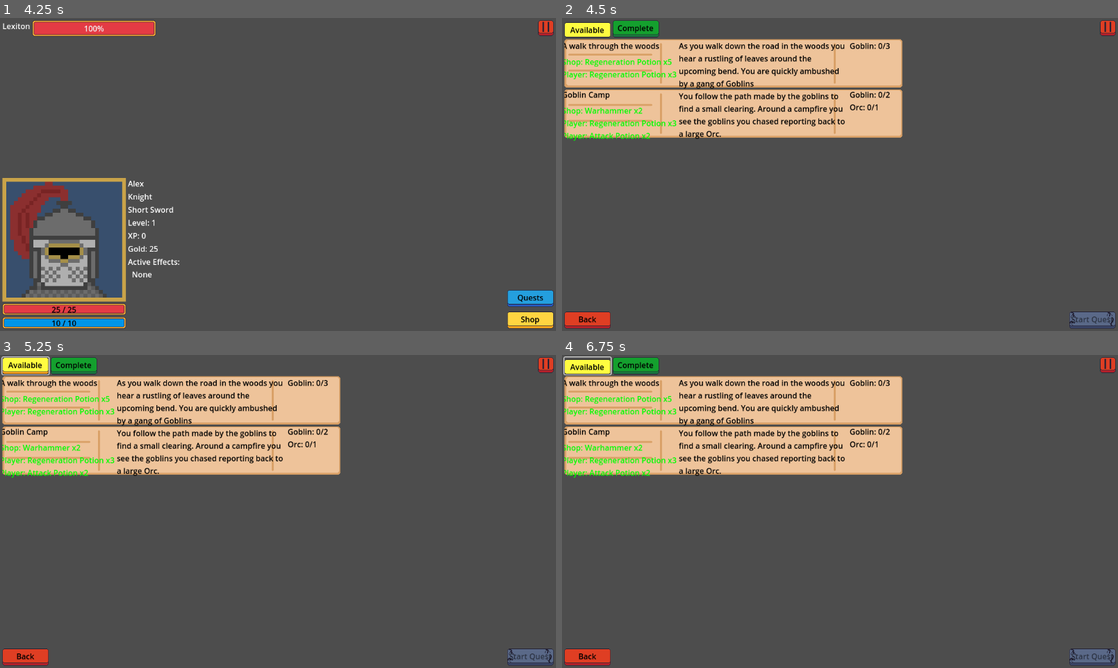
Above: before the commit, frames 1-4 (two rows, left to right).
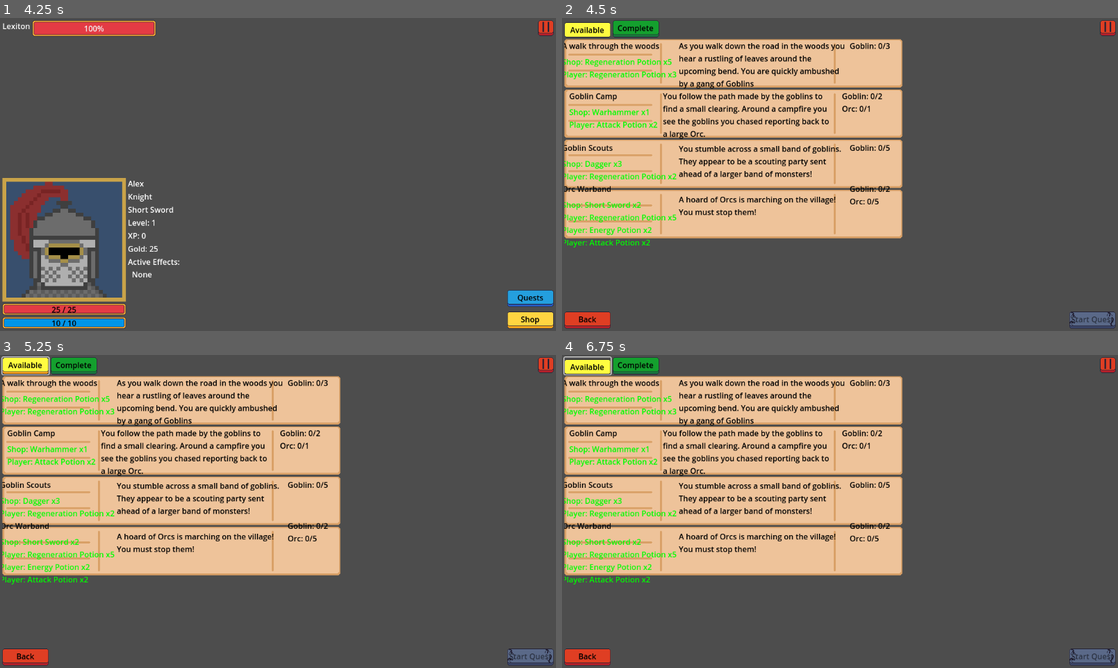
Above: after the commit, the same moments.

Repository: navtges3/PixelValley
Game: Godot game, scene res://scenes/ui/screens/main_menu_screen.tscn
The game is run twice, just before and just after one commit, with the same random seed, the same clock (stepped at 60 frames per second) and the same inputs.
Inputs (mouse positions are in pixels of both pictures, inside the frame that each line leads up to):
- Up to frame 1 (4.25 s): click "New Game" at 0.5 s; click (311, 221) at 1.27 s; type "Alex" at 1.35 s; click (211, 149) at 2.02 s; click "Create Hero" at 2.75 s; click "Empty Slot 1" at 3.5 s
- Up to frame 2 (4.5 s): click "Quests" at 4.25 s
- Up to frame 3 (5.25 s): click "Available" at 5 s
- Up to frame 4 (6.75 s): click "Complete" at 5.75 s; click "Available" at 6.5 s

Frame 1 is identical in both runs. In frame 2, 21% of the frame differs, in the area x 0-62%, y 23-74%; in frame 3, 21%; in frame 4, 21%.

Commit message:
Updated quests

Diff:
--- a/resources/quests/quest_2.tres
+++ b/resources/quests/quest_2.tres
@@ -1,10 +1,9 @@
-[gd_resource type="Resource" script_class="Quest" load_steps=14 format=3 uid="uid://cr1abqodbmr5q"]
+[gd_resource type="Resource" script_class="Quest" load_steps=12 format=3 uid="uid://cr1abqodbmr5q"]
 
 [ext_resource type="Script" uid="uid://bhsjswm1wnll8" path="res://scripts/quest/monster_requirement.gd" id="1_nt4ml"]
 [ext_resource type="Resource" uid="uid://dm48acoifufc0" path="res://resources/monsters/goblin.tres" id="2_fablu"]
 [ext_resource type="Script" uid="uid://xekqra2mjp3l" path="res://scripts/quest/quest_reward.gd" id="3_6f6sq"]
 [ext_resource type="Resource" uid="uid://yrw5qgu7qwe0" path="res://resources/monsters/orc.tres" id="3_6wbxw"]
-[ext_resource type="Resource" uid="uid://cyiqwotfm3gq6" path="res://resources/potions/regeneration_potion.tres" id="4_6wbxw"]
 [ext_resource type="Script" uid="uid://xhl8p6y5w5e6" path="res://scripts/quest/quest.gd" id="5_0104a"]
 [ext_resource type="Resource" uid="uid://3s3rxn0iei3l" path="res://resources/weapons/warhammer.tres" id="5_lo25k"]
 [ext_resource type="Resource" uid="uid://cfwejpwyn8due" path="res://resources/potions/attack_potion.tres" id="7_tr0qk"]
@@ -26,15 +25,8 @@
 [sub_resource type="Resource" id="Resource_4j3xx"]
 script = ExtResource("3_6f6sq")
 item = ExtResource("5_lo25k")
-amount = 2
+amount = 1
 target = 1
-metadata/_custom_type_script = "uid://xekqra2mjp3l"
-
-[sub_resource type="Resource" id="Resource_x65sf"]
-script = ExtResource("3_6f6sq")
-item = ExtResource("4_6wbxw")
-amount = 3
-target = 0
 metadata/_custom_type_script = "uid://xekqra2mjp3l"
 
 [sub_resource type="Resource" id="Resource_d36ea"]
@@ -49,5 +41,5 @@
 title = "Goblin Camp"
 description = "You follow the path made by the goblins to find a small clearing. Around a campfire you see the goblins you chased reporting back to a large Orc."
 monster_objectives = Array[ExtResource("1_nt4ml")]([SubResource("Resource_fhtom"), SubResource("Resource_pfqdj")])
-reward = Array[ExtResource("3_6f6sq")]([SubResource("Resource_4j3xx"), SubResource("Resource_x65sf"), SubResource("Resource_d36ea")])
+reward = Array[ExtResource("3_6f6sq")]([SubResource("Resource_4j3xx"), SubResource("Resource_d36ea")])
 metadata/_custom_type_script = "uid://xhl8p6y5w5e6"
--- /dev/null
+++ b/resources/quests/quest_3.tres
@@ -0,0 +1,37 @@
+[gd_resource type="Resource" script_class="Quest" load_steps=10 format=3 uid="uid://c8j8erbjaehtc"]
+
+[ext_resource type="Script" uid="uid://bhsjswm1wnll8" path="res://scripts/quest/monster_requirement.gd" id="1_6xpk3"]
+[ext_resource type="Script" uid="uid://xekqra2mjp3l" path="res://scripts/quest/quest_reward.gd" id="2_72prn"]
+[ext_resource type="Resource" uid="uid://dm48acoifufc0" path="res://resources/monsters/goblin.tres" id="2_rrv6s"]
+[ext_resource type="Script" uid="uid://xhl8p6y5w5e6" path="res://scripts/quest/quest.gd" id="3_is1pp"]
+[ext_resource type="Resource" uid="uid://ytx0xnb7ewpw" path="res://resources/weapons/dagger.tres" id="4_1vfqp"]
+[ext_resource type="Resource" uid="uid://cyiqwotfm3gq6" path="res://resources/potions/regeneration_potion.tres" id="5_wbht7"]
+
+[sub_resource type="Resource" id="Resource_s4rlp"]
+script = ExtResource("1_6xpk3")
+monster = ExtResource("2_rrv6s")
+target_amount = 5
+current_amount = 0
+metadata/_custom_type_script = "uid://bhsjswm1wnll8"
+
+[sub_resource type="Resource" id="Resource_1c7po"]
+script = ExtResource("2_72prn")
+item = ExtResource("4_1vfqp")
+amount = 3
+target = 1
+metadata/_custom_type_script = "uid://xekqra2mjp3l"
+
+[sub_resource type="Resource" id="Resource_4ew2c"]
+script = ExtResource("2_72prn")
+item = ExtResource("5_wbht7")
+amount = 2
+target = 0
+metadata/_custom_type_script = "uid://xekqra2mjp3l"
+
+[resource]
+script = ExtResource("3_is1pp")
+title = "Goblin Scouts"
+description = "You stumble across a small band of goblins. They appear to be a scouting party sent ahead of a larger band of monsters!"
+monster_objectives = Array[ExtResource("1_6xpk3")]([SubResource("Resource_s4rlp")])
+reward = Array[ExtResource("2_72prn")]([SubResource("Resource_1c7po"), SubResource("Resource_4ew2c")])
+metadata/_custom_type_script = "uid://xhl8p6y5w5e6"
--- /dev/null
+++ b/resources/quests/quest_4.tres
@@ -0,0 +1,61 @@
+[gd_resource type="Resource" script_class="Quest" load_steps=16 format=3 uid="uid://dyfimlcm8natd"]
+
+[ext_resource type="Script" uid="uid://bhsjswm1wnll8" path="res://scripts/quest/monster_requirement.gd" id="1_ilb8g"]
+[ext_resource type="Resource" uid="uid://dm48acoifufc0" path="res://resources/monsters/goblin.tres" id="2_4lxft"]
+[ext_resource type="Script" uid="uid://xekqra2mjp3l" path="res://scripts/quest/quest_reward.gd" id="3_2xns0"]
+[ext_resource type="Resource" uid="uid://yrw5qgu7qwe0" path="res://resources/monsters/orc.tres" id="3_b0dy7"]
+[ext_resource type="Resource" uid="uid://cyiqwotfm3gq6" path="res://resources/potions/regeneration_potion.tres" id="5_f7p5n"]
+[ext_resource type="Resource" uid="uid://vx4vhsuwjxcf" path="res://resources/weapons/short_sword.tres" id="5_smr6x"]
+[ext_resource type="Script" uid="uid://xhl8p6y5w5e6" path="res://scripts/quest/quest.gd" id="6_smr6x"]
+[ext_resource type="Resource" uid="uid://4gl0mwbttg8d" path="res://resources/potions/energy_potion.tres" id="7_nbgmv"]
+[ext_resource type="Resource" uid="uid://cfwejpwyn8due" path="res://resources/potions/attack_potion.tres" id="8_ffeak"]
+
+[sub_resource type="Resource" id="Resource_s4rlp"]
+script = ExtResource("1_ilb8g")
+monster = ExtResource("2_4lxft")
+target_amount = 2
+current_amount = 0
+metadata/_custom_type_script = "uid://bhsjswm1wnll8"
+
+[sub_resource type="Resource" id="Resource_8h3vm"]
+script = ExtResource("1_ilb8g")
+monster = ExtResource("3_b0dy7")
+target_amount = 5
+current_amount = 0
+metadata/_custom_type_script = "uid://bhsjswm1wnll8"
+
+[sub_resource type="Resource" id="Resource_1c7po"]
+script = ExtResource("3_2xns0")
+item = ExtResource("5_smr6x")
+amount = 2
+target = 1
+metadata/_custom_type_script = "uid://xekqra2mjp3l"
+
+[sub_resource type="Resource" id="Resource_4ew2c"]
+script = ExtResource("3_2xns0")
+item = ExtResource("5_f7p5n")
+amount = 5
+target = 0
+metadata/_custom_type_script = "uid://xekqra2mjp3l"
+
+[sub_resource type="Resource" id="Resource_xxeue"]
+script = ExtResource("3_2xns0")
+item = ExtResource("7_nbgmv")
+amount = 2
+target = 0
+metadata/_custom_type_script = "uid://xekqra2mjp3l"
+
+[sub_resource type="Resource" id="Resource_j4ntu"]
+script = ExtResource("3_2xns0")
+item = ExtResource("8_ffeak")
+amount = 2
+target = 0
+metadata/_custom_type_script = "uid://xekqra2mjp3l"
+
+[resource]
+script = ExtResource("6_smr6x")
+title = "Orc Warband"
+description = "A hoard of Orcs is marching on the village! You must stop them!"
+monster_objectives = Array[ExtResource("1_ilb8g")]([SubResource("Resource_s4rlp"), SubResource("Resource_8h3vm")])
+reward = Array[ExtResource("3_2xns0")]([SubResource("Resource_1c7po"), SubResource("Resource_4ew2c"), SubResource("Resource_xxeue"), SubResource("Resource_j4ntu")])
+metadata/_custom_type_script = "uid://xhl8p6y5w5e6"
--- a/resources/quests/start_quest_manager.tres
+++ b/resources/quests/start_quest_manager.tres
@@ -1,12 +1,14 @@
-[gd_resource type="Resource" script_class="QuestManager" load_steps=5 format=3 uid="uid://bg2f74d3fw0f1"]
+[gd_resource type="Resource" script_class="QuestManager" load_steps=7 format=3 uid="uid://bg2f74d3fw0f1"]
 
 [ext_resource type="Script" uid="uid://xhl8p6y5w5e6" path="res://scripts/quest/quest.gd" id="1_oyrsu"]
 [ext_resource type="Resource" uid="uid://cne8vqkq32bqx" path="res://resources/quests/quest_1.tres" id="2_f5le3"]
 [ext_resource type="Script" uid="uid://ksepemgq8fc3" path="res://scripts/systems/quest_manager.gd" id="2_oyrsu"]
 [ext_resource type="Resource" uid="uid://cr1abqodbmr5q" path="res://resources/quests/quest_2.tres" id="3_8v7ow"]
+[ext_resource type="Resource" uid="uid://c8j8erbjaehtc" path="res://resources/quests/quest_3.tres" id="4_3qv0u"]
+[ext_resource type="Resource" uid="uid://dyfimlcm8natd" path="res://resources/quests/quest_4.tres" id="5_24le4"]
 
 [resource]
 script = ExtResource("2_oyrsu")
-active_quests = Array[ExtResource("1_oyrsu")]([ExtResource("2_f5le3"), ExtResource("3_8v7ow")])
+active_quests = Array[ExtResource("1_oyrsu")]([ExtResource("2_f5le3"), ExtResource("3_8v7ow"), ExtResource("4_3qv0u"), ExtResource("5_24le4")])
 completed_quests = Array[ExtResource("1_oyrsu")]([])
 metadata/_custom_type_script = "uid://ksepemgq8fc3"
